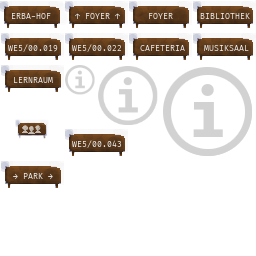
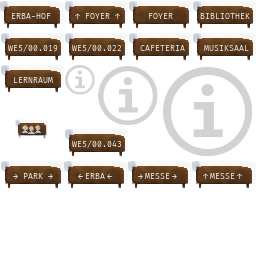
Layers edited between the first and the second 256 × 256 image:
added group "↑ MESSE ↑ #1" with 5 layers above "→ MESSE → #1" over [192, 161, 256, 188]
added layer "↑ MESSE ↑" in group "↑ MESSE ↑ #1" over [202, 173, 242, 179]
added layer "shield-highlight #15" (color dodge, 26%) in group "↑ MESSE ↑ #1" over [194, 161, 256, 185]
added layer "shield-shadow-Kopie #15" (multiply, 81%) in group "↑ MESSE ↑ #1" over [192, 161, 252, 184]
added layer "shield-shadow #15" (multiply) in group "↑ MESSE ↑ #1" over [196, 166, 252, 188]
added layer "shield-foundation #15" in group "↑ MESSE ↑ #1" over [196, 166, 252, 188]
added group "→ MESSE → #1" with 5 layers above "← ERBA-Hof ←" over [128, 161, 192, 188]
added layer "→ MESSE →" in group "→ MESSE → #1" over [138, 173, 177, 180]
added layer "shield-highlight #14" (color dodge, 26%) in group "→ MESSE → #1" over [130, 161, 192, 185]
added layer "shield-shadow-Kopie #14" (multiply, 81%) in group "→ MESSE → #1" over [128, 161, 188, 184]
added layer "shield-shadow #14" (multiply) in group "→ MESSE → #1" over [132, 166, 188, 188]
added layer "shield-foundation #14" in group "→ MESSE → #1" over [132, 166, 188, 188]
added group "← ERBA-Hof ←" with 5 layers above "park" over [64, 161, 128, 188]
added layer "← ERBA ←" in group "← ERBA-Hof ←" over [78, 173, 112, 180]
added layer "shield-highlight #13" (color dodge, 26%) in group "← ERBA-Hof ←" over [66, 161, 128, 185]
added layer "shield-shadow-Kopie #13" (multiply, 81%) in group "← ERBA-Hof ←" over [64, 161, 124, 184]
added layer "shield-shadow #13" (multiply) in group "← ERBA-Hof ←" over [68, 166, 124, 188]
added layer "shield-foundation #13" in group "← ERBA-Hof ←" over [68, 166, 124, 188]
